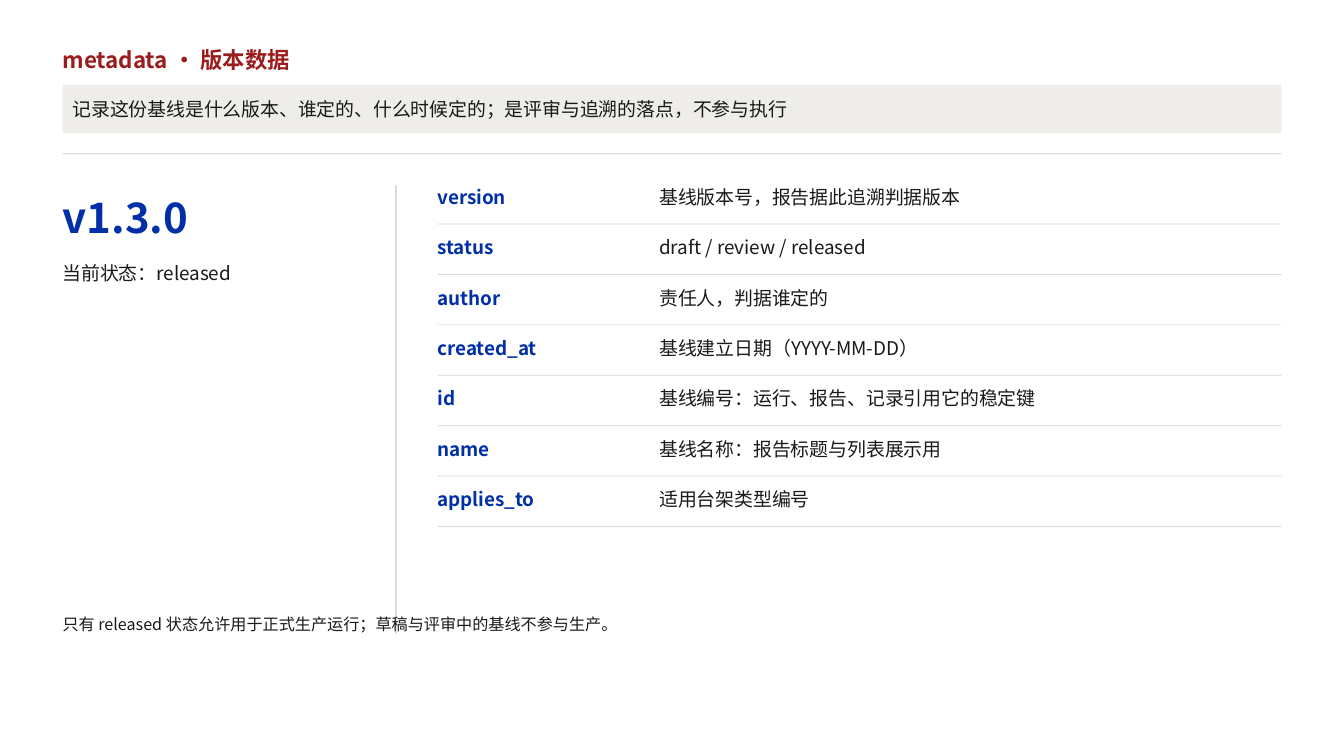
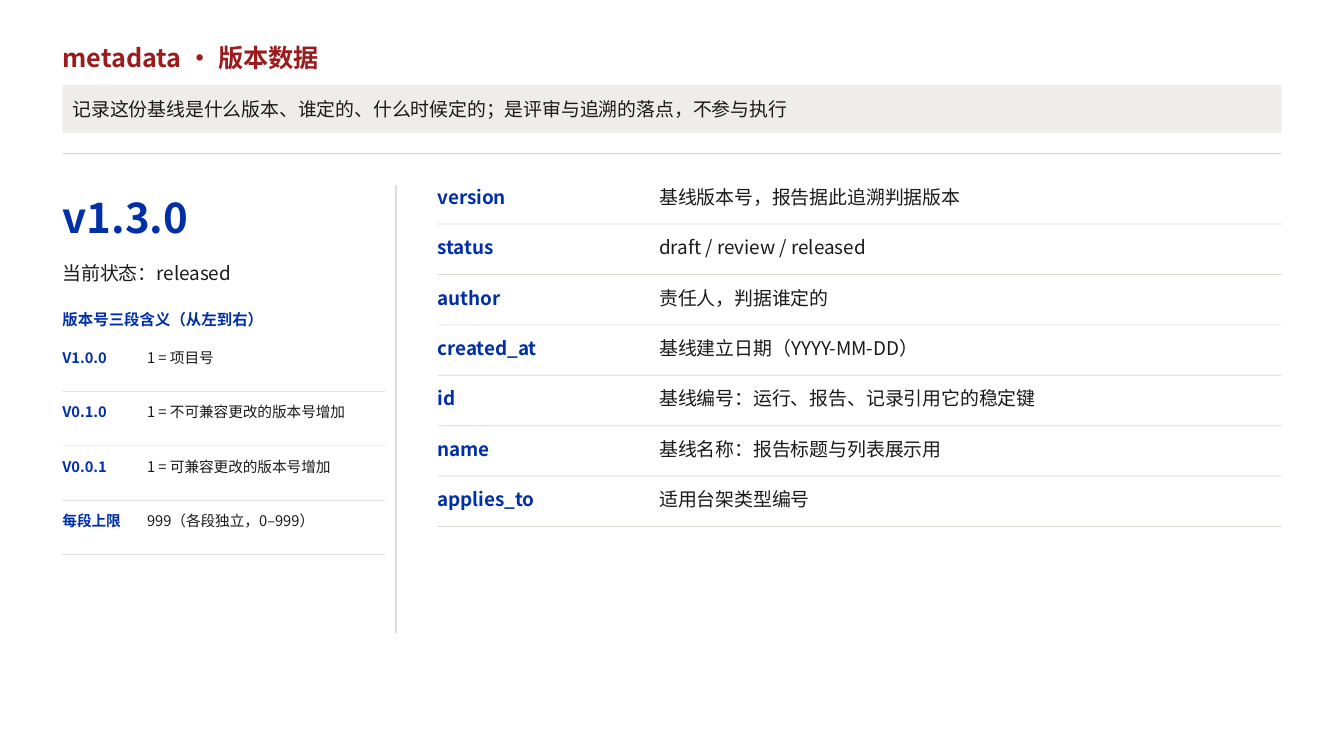
Before and after one commit to KenerlMage/ATEDemo, a slide deck: slide 4 of docs/TPS用例集设计.pptx. Drawn at 1344x756 pixels with LibreOffice and Linux fonts; fonts in the diff are those of the drawing. Boxes give left, top, right and bottom in pixels: in the first picture for what was removed or moved away, otherwise in the second. Text is boxed around its words. In the diff, an @@ line names an element or a change of style, - is before the commit and + after.

Commit message:
docs: 演示稿版式修订 + metadata 页版本号规则（三段含义 / 每段上限 999）
- 版式：浅底（#EAF0F9）文本框去蓝描边；剥离所有自选图形的 <p:style> 主题引用
  （a:lnRef → accent1 蓝），避免 WPS 按主题画出蓝框
- 版式：删除页脚注脚（封面版本行 + 第 4/5/6/8 页底部注解）
- 版式：标题字号增大一号（内页 16 → 18pt，封面 24 → 26pt）
- 第 4 页 metadata：版本号下方补「版本号三段含义（从左到右）」——
  V1.0.0 的 1 = 项目号；V0.1.0 的 1 = 不可兼容更改的版本号增加；
  V0.0.1 的 1 = 可兼容更改的版本号增加；每段上限 999（各段独立，0–999）

```diff
--- a/docs/TPS用例集设计.pptx
+++ b/docs/TPS用例集设计.pptx
@@ text "metadata · 版本数据" at (x1=63, y1=45, x2=319, y2=70): size 16 to 18 pt @@
@@ text added at (x1=62, y1=312, x2=263, y2=327), 11 pt, text #002FA7, bold @@
+版本号三段含义（从左到右）
@@ text added at (x1=62, y1=352, x2=106, y2=363), 10.5 pt, text #002FA7, bold @@
+V1.0.0
@@ text added at (x1=147, y1=351, x2=214, y2=364), 10.5 pt, text #1A1A1A @@
+1 = 项目号
@@ text added at (x1=62, y1=406, x2=106, y2=417), 10.5 pt, text #002FA7, bold @@
+V0.1.0
@@ rectangle added at (x1=63, y1=391, x2=385, y2=392), fill #D9D5CF @@
@@ text added at (x1=147, y1=404, x2=345, y2=418), 10.5 pt, text #1A1A1A @@
+1 = 不可兼容更改的版本号增加
@@ rectangle added at (x1=63, y1=446, x2=385, y2=447), fill #D9D5CF @@
@@ text added at (x1=62, y1=461, x2=106, y2=472), 10.5 pt, text #002FA7, bold @@
+V0.0.1
@@ text added at (x1=147, y1=459, x2=331, y2=473), 10.5 pt, text #1A1A1A @@
+1 = 可兼容更改的版本号增加
@@ rectangle added at (x1=63, y1=500, x2=385, y2=501), fill #D9D5CF @@
@@ text added at (x1=62, y1=513, x2=120, y2=528), 10.5 pt, text #002FA7, bold @@
+每段上限
@@ text added at (x1=147, y1=513, x2=314, y2=528), 10.5 pt, text #1A1A1A @@
+999（各段独立，0–999）
@@ rectangle added at (x1=63, y1=555, x2=385, y2=556), fill #D9D5CF @@
@@ text removed at (x1=63, y1=614, x2=618, y2=633) @@
-只有 released 状态允许用于正式生产运行；草稿与评审中的基线不参与生产。
```
Also in this commit, not shown: 9 other slides changed.
